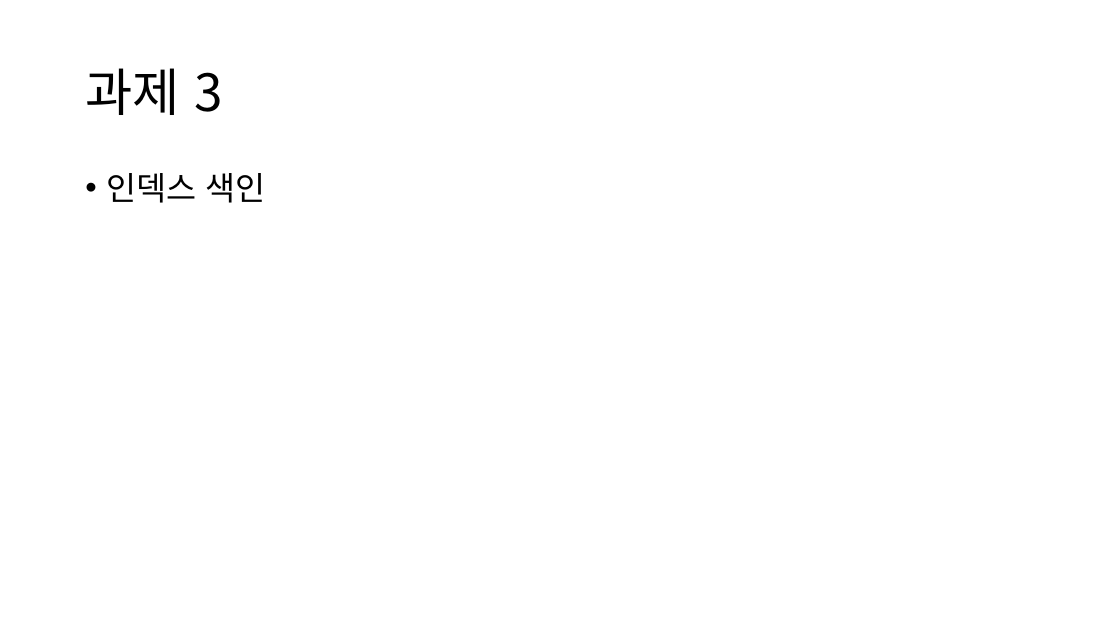
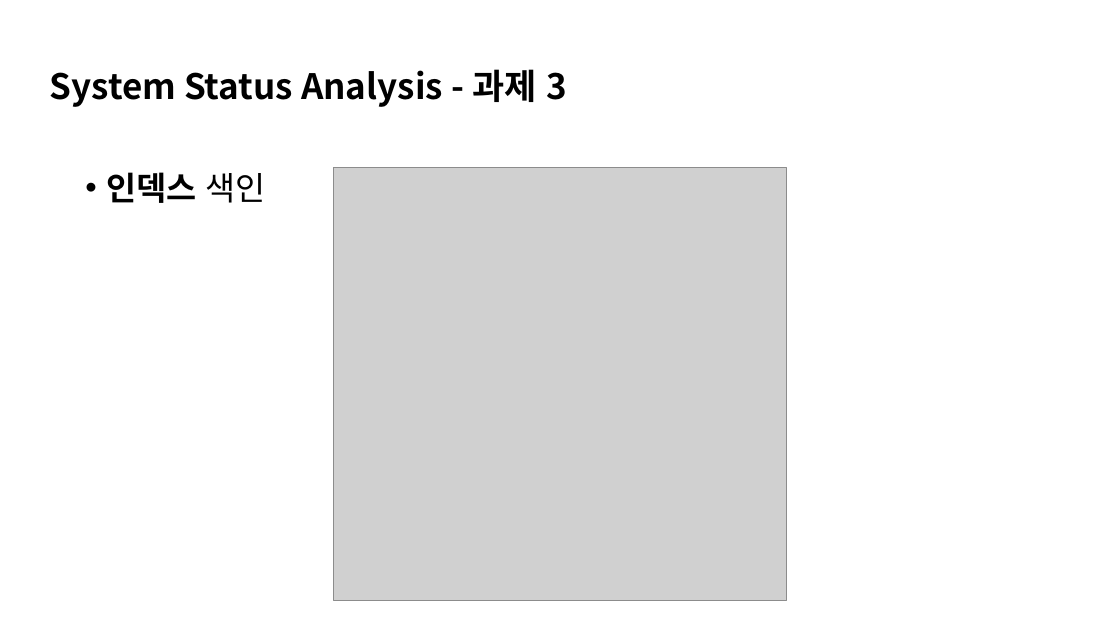
Before and after one commit to TUK-pedestrianSafety/document, a slide deck: slide 17 of ppt/소프트웨어 응용설계 발표자료.pptx (slide 16 before the commit). Drawn at 1120x630 pixels with LibreOffice and Linux fonts; fonts in the diff are those of the drawing; grey boxes stand for pictures. Boxes give left, top, right and bottom in pixels: in the first picture for what was removed or moved away, otherwise in the second. Text is boxed around its words. In the diff, an @@ line names an element or a change of style, - is before the commit and + after.

```diff
--- a/ppt/소프트웨어 응용설계 발표자료.pptx
+++ b/ppt/소프트웨어 응용설계 발표자료.pptx
@@ text at (x1=50, y1=69, x2=567, y2=107): text changed; size 44 to 30 pt; bold on @@
-과제 3
+System Status Analysis - 과제 3
@@ text "인덱스 색인" at (x1=106, y1=172, x2=266, y2=203): bold on in "인덱스" @@
@@ picture added at (x1=334, y1=167, x2=786, y2=601) @@
```
Also in this commit, not shown: 18 other slides changed, 10 slides added, 8 slides removed.
